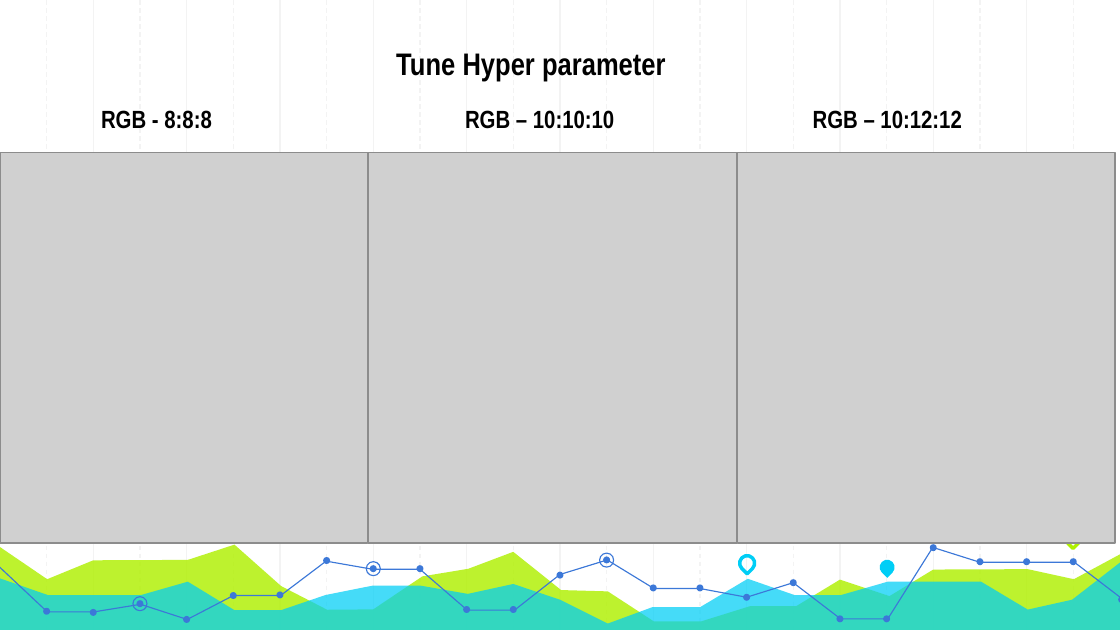
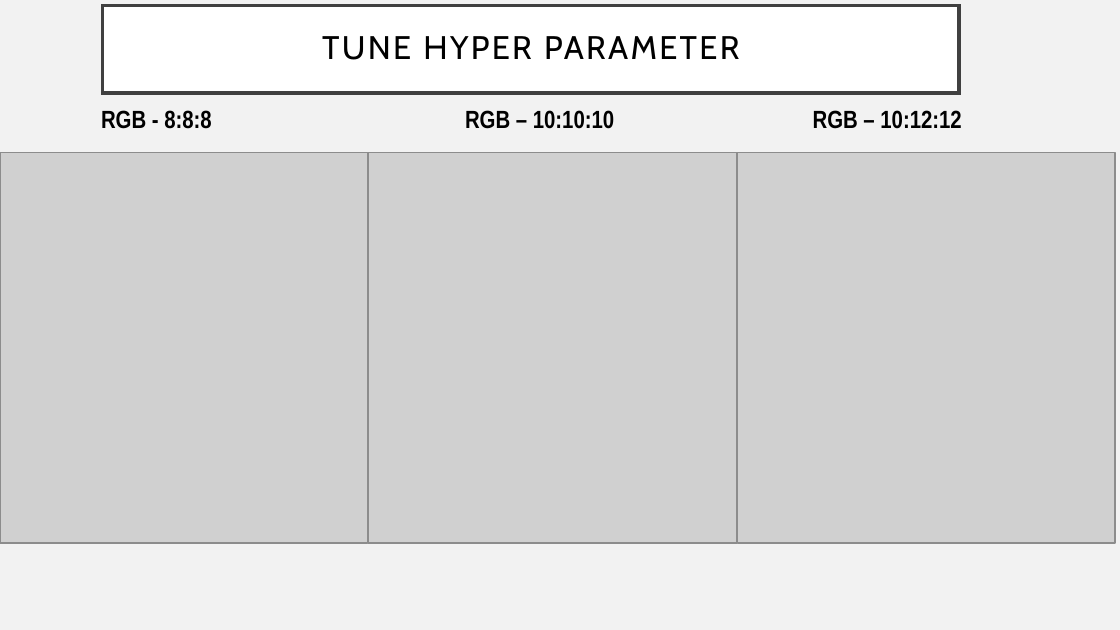
Before and after one commit to JingyiWang3/Predictive-Analytics-on-Image-Data, a slide deck: slide 14 of doc/Group9_Presentation.pptx. Drawn at 1120x630 pixels with LibreOffice and Linux fonts; fonts in the diff are those of the drawing; grey boxes stand for pictures. Boxes give left, top, right and bottom in pixels: in the first picture for what was removed or moved away, otherwise in the second. Text is boxed around its words. In the diff, an @@ line names an element or a change of style, - is before the commit and + after.

```diff
--- a/doc/Group9_Presentation.pptx
+++ b/doc/Group9_Presentation.pptx
@@ background #FFFFFF to #F2F2F2 @@
@@ title "TUNE HYPER PARAMETER": place and size @@
-title "TUNE HYPER PARAMETER" at <box>396,53,665,81</box>
+title "TUNE HYPER PARAMETER" at <box>103,6,960,93</box>
@@ title "TUNE HYPER PARAMETER" at <box>103,6,960,93</box>: vertical alignment bottom to middle; fill none to #FFFFFF; outline none to #404040 2.5 pt @@
@@ group removed at <box>47,0,1073,630</box>: 23 lines @@
@@ title at <box>322,36,739,60</box>: text changed; size 20 to 21 pt; font Arial Narrow to Cabin; bold off @@
-Tune Hyper parameter
+TUNE HYPER PARAMETER
@@ teardrop removed at <box>1062,527,1083,547</box> @@
@@ freeform shape removed at <box>0,544,1120,630</box> @@
@@ freeform shape removed at <box>0,561,1120,630</box> @@
@@ freeform shape removed at <box>0,561,514,619</box> @@
@@ ellipse removed at <box>366,562,381,577</box> @@
@@ freeform shape removed at <box>514,547,933,619</box> @@
@@ ellipse removed at <box>599,553,614,568</box> @@
@@ teardrop removed at <box>736,553,757,573</box> @@
@@ teardrop removed at <box>876,557,897,578</box> @@
@@ freeform shape removed at <box>934,548,1120,598</box> @@
@@ ellipse removed at <box>133,597,148,612</box> @@
@@ group removed at <box>44,544,1120,623</box>: 24 ellipses @@
```
Also in this commit, not shown: 18 other slides changed, 1 other file.
